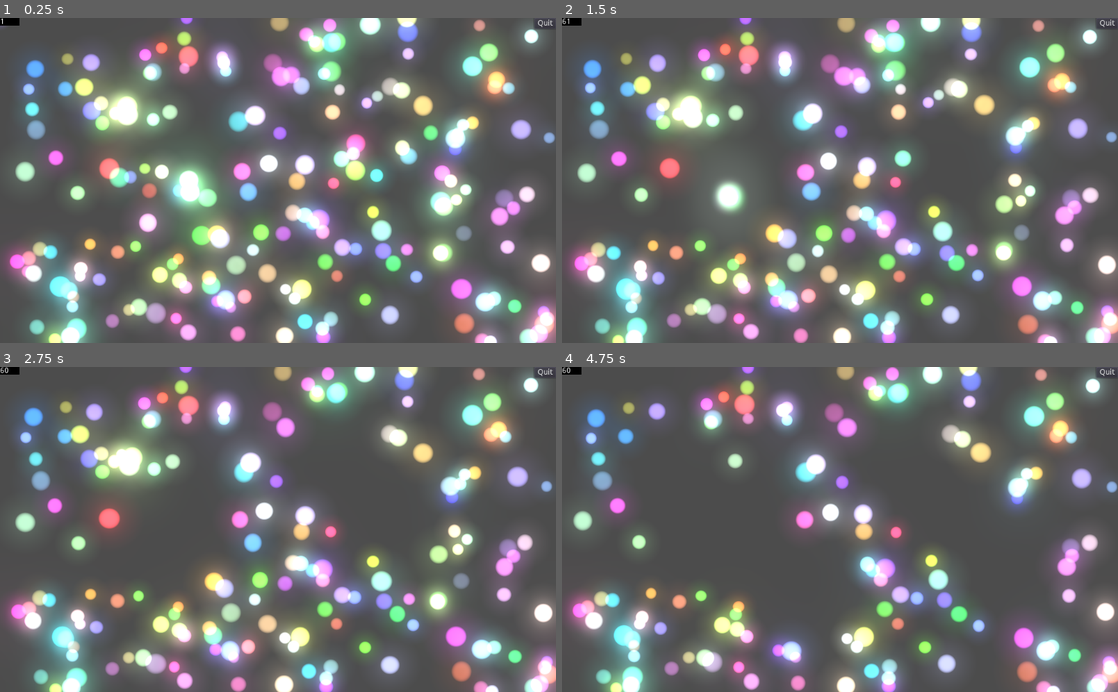
Above: before the commit, frames 1-4 (two rows, left to right).
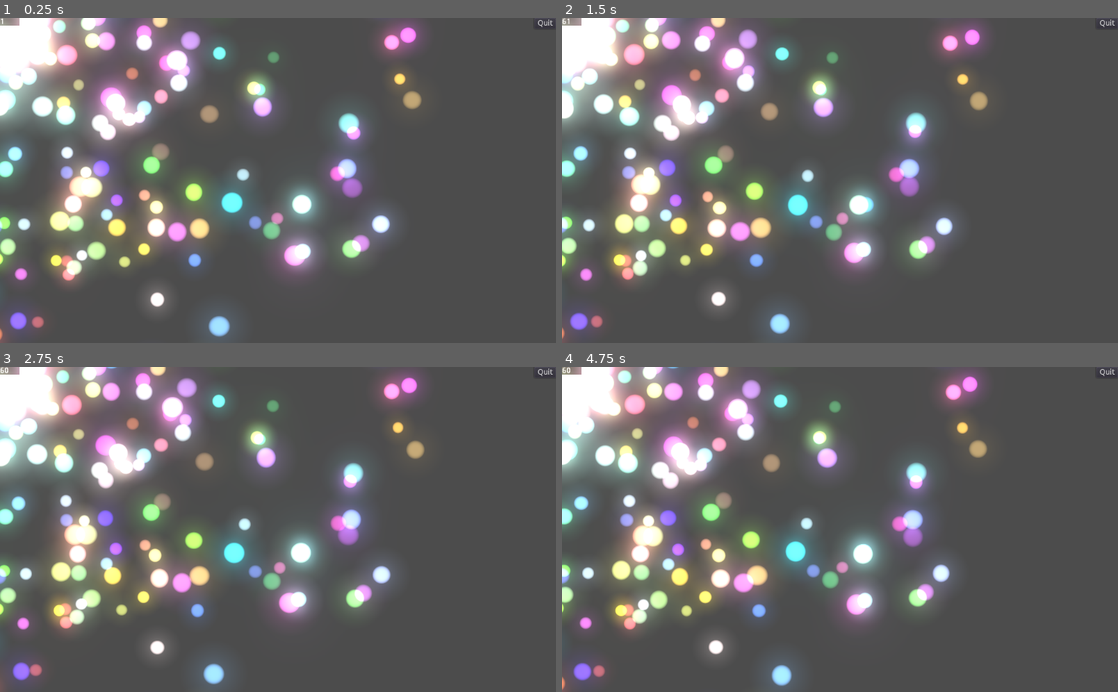
Above: after the commit, the same moments.

Repository: PostPollux/wriggly-worms
Game: Godot game, scene res://game.tscn
Same seed, same stepped clock (60 frames per second), same inputs: the game is played once before the commit and once after it. The engine's default icon, where the game draws it, is replaced by a stand-in: a white triangle on a blue panel in a dark square.
Inputs (mouse positions are in pixels of both pictures, inside the frame that each line leads up to):
- Up to frame 1 (0.25 s): no input
- Up to frame 2 (1.5 s): move the mouse to (962, 164) at 0.52 s; move the mouse to (728, 196) at 1.27 s
- Up to frame 3 (2.75 s): move the mouse to (333, 458) at 2.02 s
- Up to frame 4 (4.75 s): move the mouse to (812, 594) at 2.77 s; move the mouse to (1006, 578) at 3.52 s; move the mouse to (673, 480) at 4.27 s

The runs differ from the first frame. In frame 1, 58% of the frame differs, in the area x 0-100%, y 0-100%; in frame 2, 55%; in frame 3, 54%; in frame 4, 50%.

Commit message:
Add basic map logic

Diff:
--- a/Debug/DebugOverlay.tscn
+++ b/Debug/DebugOverlay.tscn
@@ -2,7 +2,7 @@
 
 [ext_resource path="res://Debug/DebugOverlay.gd" type="Script" id=1]
 
-[node name="Control" type="Control"]
+[node name="DebugOverlay" type="Control"]
 anchor_right = 1.0
 anchor_bottom = 1.0
 script = ExtResource( 1 )
--- /dev/null
+++ b/Map/Map.gd
@@ -0,0 +1,45 @@
+extends Node2D
+
+### PRELOAD RESOURCES
+var FoodRes = preload("res://Food/GlowingFood.tscn")
+
+### SIGNALS
+
+### ONREADY VARIABLES
+
+### EXPORTED VARIABLES
+
+### VARIABLES
+
+
+
+# Declare member variables here. Examples:
+# var a: int = 2
+# var b: String = "text"
+
+var food_spawn_radius : float = 800
+
+# Called when the node enters the scene tree for the first time.
+func _ready() -> void:
+
+	for i in range(0,500):
+
+		add_food_at_random_position()
+
+
+
+func add_food_at_random_position():
+
+	var Food = FoodRes.instance()
+
+	var random_direction_vector : Vector2 = Vector2(randf() * 2 - 1, randf() * 2 - 1).normalized()
+
+	Food.position = self.position + random_direction_vector * (randf() * food_spawn_radius)
+
+	self.add_child(Food)
+
+
+
+# Called every frame. 'delta' is the elapsed time since the previous frame.
+#func _process(delta: float) -> void:
+#	pass
--- /dev/null
+++ b/Map/Map.tscn
@@ -0,0 +1,7 @@
+[gd_scene load_steps=2 format=2]
+
+[ext_resource path="res://Map/Map.gd" type="Script" id=1]
+
+
+[node name="Map" type="Node2D"]
+script = ExtResource( 1 )
--- a/MouseCollider.tscn
+++ /dev/null
@@ -1,13 +0,0 @@
-[gd_scene load_steps=3 format=2]
-
-[ext_resource path="res://MouseCollider.gd" type="Script" id=1]
-
-[sub_resource type="CircleShape2D" id=1]
-radius = 85.0
-
-[node name="Area2D" type="Area2D"]
-collision_layer = 2
-script = ExtResource( 1 )
-
-[node name="CollisionShape2D" type="CollisionShape2D" parent="."]
-shape = SubResource( 1 )
--- a/SomeFood.gd
+++ /dev/null
@@ -1,33 +0,0 @@
-extends Node2D
-
-
-### PRELOAD RESOURCES
-var FoodRes = preload("res://Food/GlowingFood.tscn")
-
-### SIGNALS
-
-### ONREADY VARIABLES
-
-### EXPORTED VARIABLES
-
-### VARIABLES
-
-
-
-########## FUNCTIONS ##########
-
-
-# Called when the node enters the scene tree for the first time.
-func _ready() -> void:
-
-	for i in range(0,200):
-
-		var Food = FoodRes.instance()
-		Food.position = Vector2(randf() * OS.window_size.x, randf() * OS.window_size.y)
-
-		self.add_child(Food)
-
-
-# Called every frame. 'delta' is the elapsed time since the previous frame.
-#func _process(delta: float) -> void:
-#	pass
--- a/SomeFood.tscn
+++ /dev/null
@@ -1,7 +0,0 @@
-[gd_scene load_steps=2 format=2]
-
-[ext_resource path="res://SomeFood.gd" type="Script" id=2]
-
-
-[node name="Node2D" type="Node2D"]
-script = ExtResource( 2 )
--- a/game.tscn
+++ b/game.tscn
@@ -1,16 +1,13 @@
-[gd_scene load_steps=5 format=2]
+[gd_scene load_steps=4 format=2]
 
 [ext_resource path="res://Debug/DebugOverlay.tscn" type="PackedScene" id=1]
-[ext_resource path="res://SomeFood.tscn" type="PackedScene" id=2]
 [ext_resource path="res://glow.tscn" type="PackedScene" id=3]
-[ext_resource path="res://MouseCollider.tscn" type="PackedScene" id=4]
+[ext_resource path="res://Map/Map.tscn" type="PackedScene" id=4]
 
 [node name="Node" type="Node"]
 
-[node name="Node2D" parent="." instance=ExtResource( 2 )]
+[node name="Map" parent="." instance=ExtResource( 4 )]
 
-[node name="Control" parent="." instance=ExtResource( 1 )]
+[node name="DebugOverlay" parent="." instance=ExtResource( 1 )]
 
-[node name="WorldEnvironment" parent="." instance=ExtResource( 3 )]
-
-[node name="Area2D" parent="." instance=ExtResource( 4 )]
+[node name="glow" parent="." instance=ExtResource( 3 )]
--- a/project.godot
+++ b/project.godot
@@ -23,6 +23,11 @@
 
 GameManager="*res://GameManager.gd"
 
+[physics]
+
+2d/default_gravity=0
+2d/default_gravity_vector=Vector2( 0, 0 )
+
 [rendering]
 
 environment/default_environment="res://default_env.tres"
